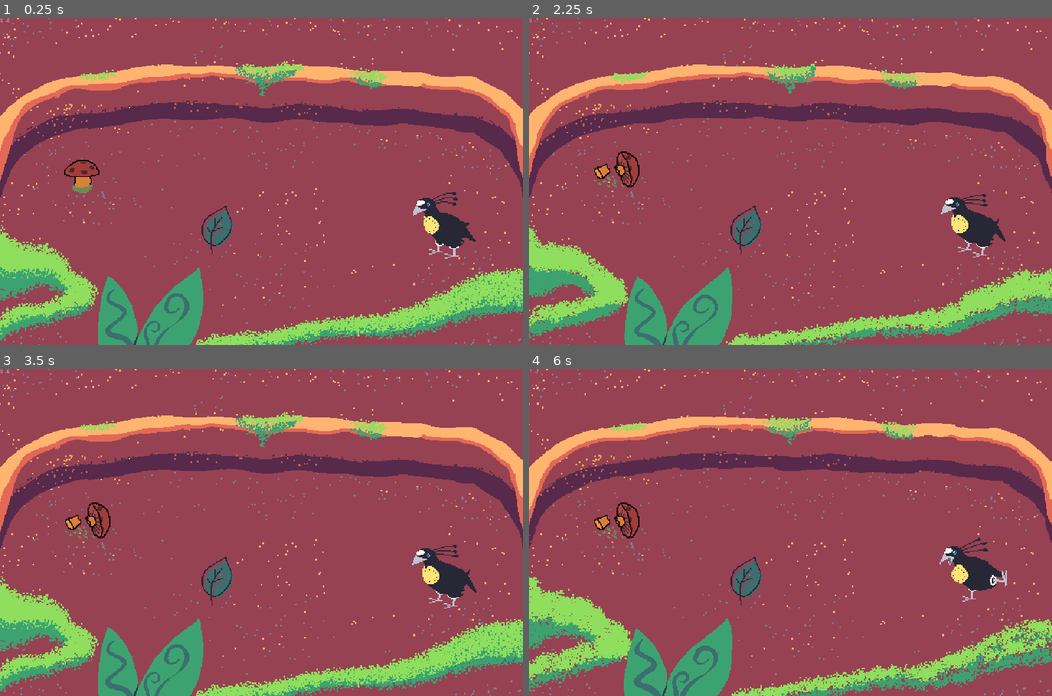
Above: before the commit, frames 1-4 (two rows, left to right).
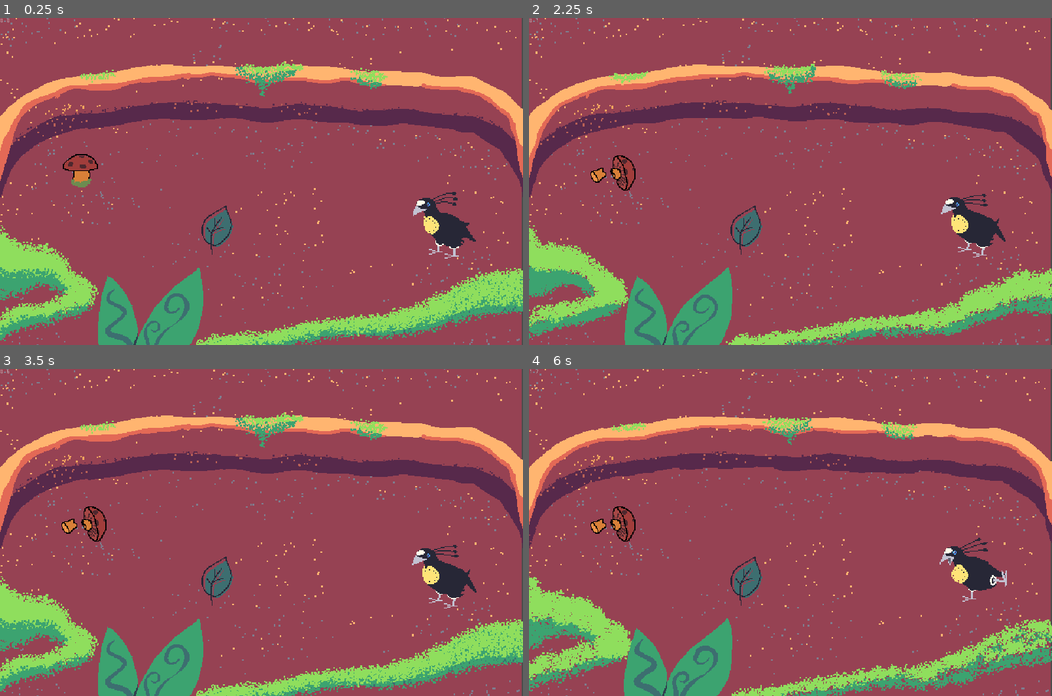
Above: after the commit, the same moments.

Repository: mapedorr/CapstoneGame
Game: Godot game, scene res://Limpiar/CleaningGame.tscn
Two runs of this game, one before a commit and one after it. Both use one fixed random seed, a clock stepped at 60 frames per second and the inputs below. Sound files missing from this copy of the repository are replaced by a short silence.
Inputs (mouse positions are in pixels of both pictures, inside the frame that each line leads up to):
- Up to frame 1 (0.25 s): no input
- Up to frame 2 (2.25 s): drag from (743, 230) to (612, 174) at 0.52 s; click "Start" at 1.25 s; drag from (612, 174) to (743, 230) at 2.02 s
- Up to frame 3 (3.5 s): move the mouse to (313, 460) at 2.77 s; click (313, 460) at 2.92 s
- Up to frame 4 (6 s): drag from (764, 597) to (633, 483) at 3.52 s; move the mouse to (947, 581) at 4.27 s; click (947, 581) at 4.42 s; drag from (633, 483) to (743, 581) at 5.02 s; move the mouse to (816, 532) at 5.77 s; click (816, 532) at 5.92 s

The runs differ from the first frame. In frame 1, 2.0% of the frame differs, in the area x 0-100%, y 0-100%; in frame 2, 2.1%; in frame 3, 2.1%; in frame 4, 2.2%.

Commit message:
NewBird and animations

Diff:
--- a/Limpiar/CleaningGame.tscn
+++ b/Limpiar/CleaningGame.tscn
@@ -21,23 +21,22 @@
 [ext_resource path="res://Audio/SFX/SFX_Arrive.ogg" type="AudioStream" id=19]
 [ext_resource path="res://Audio/SFX/SFX_Away.ogg" type="AudioStream" id=20]
 [ext_resource path="res://Audio/SFX/SFX_Whoosh.ogg" type="AudioStream" id=21]
-[ext_resource path="res://Assets/Sprites/Bird_Female.png" type="Texture" id=22]
-[ext_resource path="res://Assets/Sprites/Bird_Tail.png" type="Texture" id=23]
-[ext_resource path="res://Assets/Sprites/parotia.png" type="Texture" id=24]
-[ext_resource path="res://Assets/Scripts/DancingBird.gd" type="Script" id=25]
-[ext_resource path="res://Audio/SFX/SFX_Call_Short.ogg" type="AudioStream" id=26]
-[ext_resource path="res://Audio/SFX/SFX_Call_Long.ogg" type="AudioStream" id=27]
-[ext_resource path="res://Audio/SFX/SFX_Call_Med_02.ogg" type="AudioStream" id=28]
-[ext_resource path="res://Audio/SFX/SFX_Move_01.ogg" type="AudioStream" id=29]
-[ext_resource path="res://Audio/SFX/SFX_TextGlobe_Op.ogg" type="AudioStream" id=30]
-[ext_resource path="res://Audio/SFX/SFX_TextGlobe_Cl.ogg" type="AudioStream" id=31]
-[ext_resource path="res://Assets/Sprites/speech_balloon.png" type="Texture" id=32]
-[ext_resource path="res://Assets/Sprites/how_to_play_A.png" type="Texture" id=33]
-[ext_resource path="res://CustomResources/DynamicFonts/sniglet.tres" type="DynamicFont" id=34]
-[ext_resource path="res://Assets/Scripts/Tutorial.gd" type="Script" id=35]
-[ext_resource path="res://Assets/Sprites/how_to_play_B.png" type="Texture" id=36]
-[ext_resource path="res://Limpiar/Sprites/clean-fg.png" type="Texture" id=37]
-[ext_resource path="res://Audio/SFX/BG_Main.ogg" type="AudioStream" id=38]
+[ext_resource path="res://Bird_Female_Idle.png" type="Texture" id=22]
+[ext_resource path="res://Assets/Sprites/parotia.png" type="Texture" id=23]
+[ext_resource path="res://Assets/Scripts/DancingBird.gd" type="Script" id=24]
+[ext_resource path="res://Audio/SFX/SFX_Call_Short.ogg" type="AudioStream" id=25]
+[ext_resource path="res://Audio/SFX/SFX_Call_Long.ogg" type="AudioStream" id=26]
+[ext_resource path="res://Audio/SFX/SFX_Call_Med_02.ogg" type="AudioStream" id=27]
+[ext_resource path="res://Audio/SFX/SFX_Move_01.ogg" type="AudioStream" id=28]
+[ext_resource path="res://Audio/SFX/SFX_TextGlobe_Op.ogg" type="AudioStream" id=29]
+[ext_resource path="res://Audio/SFX/SFX_TextGlobe_Cl.ogg" type="AudioStream" id=30]
+[ext_resource path="res://Assets/Sprites/speech_balloon.png" type="Texture" id=31]
+[ext_resource path="res://Assets/Sprites/how_to_play_A.png" type="Texture" id=32]
+[ext_resource path="res://CustomResources/DynamicFonts/sniglet.tres" type="DynamicFont" id=33]
+[ext_resource path="res://Assets/Scripts/Tutorial.gd" type="Script" id=34]
+[ext_resource path="res://Assets/Sprites/how_to_play_B.png" type="Texture" id=35]
+[ext_resource path="res://Limpiar/Sprites/clean-fg.png" type="Texture" id=36]
+[ext_resource path="res://Audio/SFX/BG_Main.ogg" type="AudioStream" id=37]
 
 [sub_resource type="Animation" id=1]
 resource_name = "Idle"
@@ -71,6 +70,74 @@
 [sub_resource type="RectangleShape2D" id=3]
 extents = Vector2( 489.867, 215.897 )
 
+[sub_resource type="Animation" id=12]
+resource_name = "Idle"
+length = 0.6
+loop = true
+tracks/0/type = "value"
+tracks/0/path = NodePath(".:frame")
+tracks/0/interp = 1
+tracks/0/loop_wrap = true
+tracks/0/imported = false
+tracks/0/enabled = true
+tracks/0/keys = {
+"times": PoolRealArray( 0, 0.2, 0.4 ),
+"transitions": PoolRealArray( 1, 1, 1 ),
+"update": 1,
+"values": [ 0, 1, 2 ]
+}
+
+[sub_resource type="Animation" id=13]
+resource_name = "Idle"
+length = 0.6
+loop = true
+tracks/0/type = "value"
+tracks/0/path = NodePath(".:frame")
+tracks/0/interp = 1
+tracks/0/loop_wrap = true
+tracks/0/imported = false
+tracks/0/enabled = true
+tracks/0/keys = {
+"times": PoolRealArray( 0, 0.2, 0.4 ),
+"transitions": PoolRealArray( 1, 1, 1 ),
+"update": 1,
+"values": [ 0, 1, 2 ]
+}
+
+[sub_resource type="Animation" id=14]
+resource_name = "Idle"
+length = 0.6
+loop = true
+tracks/0/type = "value"
+tracks/0/path = NodePath(".:frame")
+tracks/0/interp = 1
+tracks/0/loop_wrap = true
+tracks/0/imported = false
+tracks/0/enabled = true
+tracks/0/keys = {
+"times": PoolRealArray( 0, 0.2, 0.4 ),
+"transitions": PoolRealArray( 1, 1, 1 ),
+"update": 1,
+"values": [ 0, 1, 2 ]
+}
+
+[sub_resource type="Animation" id=15]
+resource_name = "Idle"
+length = 0.6
+loop = true
+tracks/0/type = "value"
+tracks/0/path = NodePath(".:frame")
+tracks/0/interp = 1
+tracks/0/loop_wrap = true
+tracks/0/imported = false
+tracks/0/enabled = true
+tracks/0/keys = {
+"times": PoolRealArray( 0, 0.2, 0.4 ),
+"transitions": PoolRealArray( 1, 1, 1 ),
+"update": 1,
+"values": [ 0, 1, 2 ]
+}
+
 [sub_resource type="Animation" id=4]
 length = 0.6
 tracks/0/type = "value"
@@ -240,7 +307,7 @@
 skip_tutorial = true
 
 [node name="Fondo" type="Sprite" parent="."]
-position = Vector2( 640, 400 )
+position = Vector2( 636.259, 400 )
 z_index = -1
 texture = ExtResource( 6 )
 
@@ -374,61 +441,61 @@
 [node name="Birdy1" type="Sprite" parent="Females"]
 editor/display_folded = true
 visible = false
-position = Vector2( 1170, 160 )
-scale = Vector2( 2, 2 )
+position = Vector2( 1137.55, 101 )
+scale = Vector2( 1.3, 1.3 )
 texture = ExtResource( 22 )
-
-[node name="Tail" type="Sprite" parent="Females/Birdy1"]
-position = Vector2( 0, -19.5 )
-z_index = -1
-texture = ExtResource( 23 )
+hframes = 3
+
+[node name="Idle" type="AnimationPlayer" parent="Females/Birdy1"]
+autoplay = "Idle"
+anims/Idle = SubResource( 12 )
 
 [node name="Birdy2" type="Sprite" parent="Females"]
 editor/display_folded = true
 visible = false
-position = Vector2( 930, 145 )
-scale = Vector2( 2, 2 )
+position = Vector2( 830, 75 )
+scale = Vector2( 1.3, 1.3 )
 texture = ExtResource( 22 )
-
-[node name="Tail" type="Sprite" parent="Females/Birdy2"]
-position = Vector2( 0, -20.5 )
-z_index = -1
-texture = ExtResource( 23 )
+hframes = 3
+
+[node name="Idle2" type="AnimationPlayer" parent="Females/Birdy2"]
+autoplay = "Idle"
+anims/Idle = SubResource( 13 )
 
 [node name="Birdy3" type="Sprite" parent="Females"]
 editor/display_folded = true
 visible = false
-position = Vector2( 370, 130 )
-scale = Vector2( -2, 2 )
+position = Vector2( 430, 67 )
+scale = Vector2( -1.3, 1.3 )
 texture = ExtResource( 22 )
-
-[node name="Tail" type="Sprite" parent="Females/Birdy3"]
-position = Vector2( 0, -21.5 )
-z_index = -1
-texture = ExtResource( 23 )
+hframes = 3
+
+[node name="Idle3" type="AnimationPlayer" parent="Females/Birdy3"]
+autoplay = "Idle"
+anims/Idle = SubResource( 14 )
 
 [node name="Birdy4" type="Sprite" parent="Females"]
-editor/display_folded = true
 visible = false
-position = Vector2( 150, 160 )
-scale = Vector2( -2, 2 )
+position = Vector2( 139, 108 )
+scale = Vector2( -1.3, 1.3 )
 texture = ExtResource( 22 )
-
-[node name="Tail" type="Sprite" parent="Females/Birdy4"]
-position = Vector2( 0, -21.5 )
-z_index = -1
-texture = ExtResource( 23 )
+hframes = 3
+frame = 2
+
+[node name="Idle4" type="AnimationPlayer" parent="Females/Birdy4"]
+autoplay = "Idle"
+anims/Idle = SubResource( 15 )
 
 [node name="Bird4" type="Sprite" parent="."]
 position = Vector2( 1003, 425 )
 
 [node name="DancingBird" type="Sprite" parent="Bird4"]
 scale = Vector2( 1.3, 1.3 )
-texture = ExtResource( 24 )
+texture = ExtResource( 23 )
 centered = false
 hframes = 7
-frame = 5
-script = ExtResource( 25 )
+frame = 4
+script = ExtResource( 24 )
 cuando = 4
 
 [node name="Dance" type="AnimationPlayer" parent="Bird4/DancingBird"]
@@ -440,33 +507,33 @@
 next/Speak = "Idle"
 
 [node name="Chirp" type="AudioStreamPlayer2D" parent="Bird4/DancingBird"]
+stream = ExtResource( 25 )
+volume_db = 8.0
+
+[node name="Scream" type="AudioStreamPlayer2D" parent="Bird4/DancingBird"]
 stream = ExtResource( 26 )
+volume_db = 3.0
+
+[node name="Call" type="AudioStreamPlayer2D" parent="Bird4/DancingBird"]
+stream = ExtResource( 27 )
+attenuation = 3.73213
+
+[node name="Jump" type="AudioStreamPlayer2D" parent="Bird4/DancingBird"]
+stream = ExtResource( 28 )
 volume_db = 8.0
 
-[node name="Scream" type="AudioStreamPlayer2D" parent="Bird4/DancingBird"]
-stream = ExtResource( 27 )
-volume_db = 3.0
-
-[node name="Call" type="AudioStreamPlayer2D" parent="Bird4/DancingBird"]
-stream = ExtResource( 28 )
-attenuation = 3.73213
-
-[node name="Jump" type="AudioStreamPlayer2D" parent="Bird4/DancingBird"]
+[node name="Speech_Op" type="AudioStreamPlayer2D" parent="Bird4/DancingBird"]
 stream = ExtResource( 29 )
-volume_db = 8.0
-
-[node name="Speech_Op" type="AudioStreamPlayer2D" parent="Bird4/DancingBird"]
+volume_db = -1.5
+
+[node name="Speech_Cl" type="AudioStreamPlayer2D" parent="Bird4/DancingBird"]
 stream = ExtResource( 30 )
 volume_db = -1.5
 
-[node name="Speech_Cl" type="AudioStreamPlayer2D" parent="Bird4/DancingBird"]
-stream = ExtResource( 31 )
-volume_db = -1.5
-
 [node name="SpeechBalloon" type="Sprite" parent="Bird4/DancingBird"]
 editor/display_folded = true
 position = Vector2( 37, -45 )
-texture = ExtResource( 32 )
+texture = ExtResource( 31 )
 hframes = 9
 frame = 3
 
@@ -554,6 +621,7 @@
 anims/Idle = SubResource( 11 )
 
 [node name="BG" type="AudioStreamPlayer" parent="."]
-stream = ExtResource( 38 )
+stream = ExtResource( 37 )
 autoplay = true
+
 [connection signal="timeout" from="MusicManager/Metronome/Timer" to="MusicManager/Metronome" method="_on_Timer_timeout"]
--- a/Limpiar/Leaf/Flower.tscn
+++ b/Limpiar/Leaf/Flower.tscn
@@ -139,8 +139,20 @@
 "update": 0,
 "values": [ 0.0, 89.9999, 150.0 ]
 }
-
-[sub_resource type="Animation" id=8]
+tracks/2/type = "value"
+tracks/2/path = NodePath(".:scale")
+tracks/2/interp = 1
+tracks/2/loop_wrap = true
+tracks/2/imported = false
+tracks/2/enabled = true
+tracks/2/keys = {
+"times": PoolRealArray( 0, 0.7, 1 ),
+"transitions": PoolRealArray( 1, 1, 1 ),
+"update": 0,
+"values": [ Vector2( 1, 1 ), Vector2( 1, 1 ), Vector2( 1e-05, 1e-05 ) ]
+}
+
+[sub_resource type="Animation" id=4]
 resource_name = "DeathRight"
 tracks/0/type = "value"
 tracks/0/path = NodePath(".:position")
@@ -166,12 +178,24 @@
 "update": 0,
 "values": [ 0.0, -89.9999, -165.0 ]
 }
-
-[sub_resource type="CapsuleShape2D" id=6]
+tracks/2/type = "value"
+tracks/2/path = NodePath(".:scale")
+tracks/2/interp = 1
+tracks/2/loop_wrap = true
+tracks/2/imported = false
+tracks/2/enabled = true
+tracks/2/keys = {
+"times": PoolRealArray( 0, 0.7, 1 ),
+"transitions": PoolRealArray( 1, 1, 1 ),
+"update": 0,
+"values": [ Vector2( 1, 1 ), Vector2( 1, 1 ), Vector2( 1e-05, 1e-05 ) ]
+}
+
+[sub_resource type="CapsuleShape2D" id=5]
 radius = 18.6056
 height = 19.9381
 
-[sub_resource type="RectangleShape2D" id=7]
+[sub_resource type="RectangleShape2D" id=6]
 extents = Vector2( 24, 24 )
 
 [node name="Flower" type="Node2D"]
@@ -179,14 +203,14 @@
 random_movement = true
 
 [node name="Sprite" type="Sprite" parent="."]
-position = Vector2( 0.121937, -0.081291 )
+position = Vector2( -9.0361, -7.22888 )
 texture = ExtResource( 2 )
 
 [node name="Animator" type="AnimationPlayer" parent="Sprite"]
-anims/Dance = SubResource( 4 )
-anims/Dead = SubResource( 5 )
+anims/Dance = SubResource( 1 )
+anims/Dead = SubResource( 2 )
 anims/DeathLeft = SubResource( 3 )
-anims/DeathRight = SubResource( 8 )
+anims/DeathRight = SubResource( 4 )
 
 [node name="Tween" type="Tween" parent="."]
 
--- a/Limpiar/Leaf/Leaf.tscn
+++ b/Limpiar/Leaf/Leaf.tscn
@@ -61,6 +61,18 @@
 "update": 0,
 "values": [ 0.0, 89.9999, 150.0 ]
 }
+tracks/2/type = "value"
+tracks/2/path = NodePath(".:scale")
+tracks/2/interp = 1
+tracks/2/loop_wrap = true
+tracks/2/imported = false
+tracks/2/enabled = true
+tracks/2/keys = {
+"times": PoolRealArray( 0, 0.6, 1 ),
+"transitions": PoolRealArray( 1, 1, 1 ),
+"update": 0,
+"values": [ Vector2( 1, 1 ), Vector2( 1, 1 ), Vector2( 1e-05, 1e-05 ) ]
+}
 
 [sub_resource type="Animation" id=3]
 resource_name = "DeathRight"
@@ -88,6 +100,18 @@
 "update": 0,
 "values": [ 0.0, -89.9999, -165.0 ]
 }
+tracks/2/type = "value"
+tracks/2/path = NodePath(".:scale")
+tracks/2/interp = 1
+tracks/2/loop_wrap = true
+tracks/2/imported = false
+tracks/2/enabled = true
+tracks/2/keys = {
+"times": PoolRealArray( 0, 0.7, 1 ),
+"transitions": PoolRealArray( 1, 1, 1 ),
+"update": 0,
+"values": [ Vector2( 1, 1 ), Vector2( 1, 1 ), Vector2( 1e-05, 1e-05 ) ]
+}
 
 [sub_resource type="CapsuleShape2D" id=4]
 radius = 18.6056
@@ -98,7 +122,7 @@
 random_movement = true
 
 [node name="Sprite" type="Sprite" parent="."]
-position = Vector2( 0.788564, -0.525709 )
+position = Vector2( 0.736083, -0.490722 )
 texture = ExtResource( 2 )
 
 [node name="Animator" type="AnimationPlayer" parent="Sprite"]
--- a/Limpiar/Leaf/Mushroom.tscn
+++ b/Limpiar/Leaf/Mushroom.tscn
@@ -140,8 +140,20 @@
 "update": 0,
 "values": [ 0.0, 89.9999, 150.0 ]
 }
-
-[sub_resource type="Animation" id=8]
+tracks/2/type = "value"
+tracks/2/path = NodePath(".:scale")
+tracks/2/interp = 1
+tracks/2/loop_wrap = true
+tracks/2/imported = false
+tracks/2/enabled = true
+tracks/2/keys = {
+"times": PoolRealArray( 0, 0.7, 1 ),
+"transitions": PoolRealArray( 1, 1, 1 ),
+"update": 0,
+"values": [ Vector2( 1, 1 ), Vector2( 1, 1 ), Vector2( 1e-05, 1e-05 ) ]
+}
+
+[sub_resource type="Animation" id=4]
 resource_name = "DeathRight"
 tracks/0/type = "value"
 tracks/0/path = NodePath(".:position")
@@ -166,6 +178,18 @@
 "transitions": PoolRealArray( 1, 1, 1 ),
 "update": 0,
 "values": [ 0.0, -89.9999, -165.0 ]
+}
+tracks/2/type = "value"
+tracks/2/path = NodePath(".:scale")
+tracks/2/interp = 1
+tracks/2/loop_wrap = true
+tracks/2/imported = false
+tracks/2/enabled = true
+tracks/2/keys = {
+"times": PoolRealArray( 0, 0.7, 1 ),
+"transitions": PoolRealArray( 1, 1, 1 ),
+"update": 0,
+"values": [ Vector2( 1, 1 ), Vector2( 1, 1 ), Vector2( 1e-05, 1e-05 ) ]
 }
 
 [sub_resource type="CapsuleShape2D" id=5]
@@ -181,19 +205,18 @@
 random_movement = true
 
 [node name="Sprite" type="Sprite" parent="."]
-position = Vector2( 1.5249, -1.0166 )
+position = Vector2( 0.114, -7.229 )
 texture = ExtResource( 2 )
 
 [node name="Animator" type="AnimationPlayer" parent="Sprite"]
 anims/Dance = SubResource( 1 )
 anims/Dead = SubResource( 2 )
 anims/DeathLeft = SubResource( 3 )
-anims/DeathRight = SubResource( 8 )
+anims/DeathRight = SubResource( 4 )
 
 [node name="Tween" type="Tween" parent="."]
 
 [node name="SwipeDetector" type="Node" parent="."]
-editor/display_folded = true
 script = ExtResource( 6 )
 __meta__ = {
 "_editor_icon": ExtResource( 7 )
--- a/Limpiar/Leaf/Stick.tscn
+++ b/Limpiar/Leaf/Stick.tscn
@@ -34,7 +34,7 @@
 "values": [ Vector2( 0, 0 ), Vector2( 0, -20 ), Vector2( 0, 0 ) ]
 }
 
-[sub_resource type="Animation" id=3]
+[sub_resource type="Animation" id=2]
 resource_name = "DeathLeft"
 tracks/0/type = "value"
 tracks/0/path = NodePath(".:position")
@@ -60,8 +60,20 @@
 "update": 0,
 "values": [ 0.0, 89.9999, 150.0 ]
 }
+tracks/2/type = "value"
+tracks/2/path = NodePath(".:scale")
+tracks/2/interp = 1
+tracks/2/loop_wrap = true
+tracks/2/imported = false
+tracks/2/enabled = true
+tracks/2/keys = {
+"times": PoolRealArray( 0, 0.7, 1 ),
+"transitions": PoolRealArray( 1, 1, 1 ),
+"update": 0,
+"values": [ Vector2( 1, 1 ), Vector2( 1, 1 ), Vector2( 1e-05, 1e-05 ) ]
+}
 
-[sub_resource type="Animation" id=8]
+[sub_resource type="Animation" id=3]
 resource_name = "DeathRight"
 tracks/0/type = "value"
 tracks/0/path = NodePath(".:position")
@@ -87,8 +99,20 @@
 "update": 0,
 "values": [ 0.0, -89.9999, -165.0 ]
 }
+tracks/2/type = "value"
+tracks/2/path = NodePath(".:scale")
+tracks/2/interp = 1
+tracks/2/loop_wrap = true
+tracks/2/imported = false
+tracks/2/enabled = true
+tracks/2/keys = {
+"times": PoolRealArray( 0, 0.7, 1 ),
+"transitions": PoolRealArray( 1, 1, 1 ),
+"update": 0,
+"values": [ Vector2( 1, 1 ), Vector2( 1, 1 ), Vector2( 1e-05, 1e-05 ) ]
+}
 
-[sub_resource type="CapsuleShape2D" id=2]
+[sub_resource type="CapsuleShape2D" id=4]
 radius = 18.6056
 height = 19.9381
 
@@ -97,13 +121,13 @@
 random_movement = true
 
 [node name="Sprite" type="Sprite" parent="."]
-position = Vector2( -0.540895, -0.432716 )
+position = Vector2( 10.8433, -7.22888 )
 texture = ExtResource( 2 )
 
 [node name="Animator" type="AnimationPlayer" parent="Sprite"]
 anims/Dance = SubResource( 1 )
-anims/DeathLeft = SubResource( 3 )
-anims/DeathRight = SubResource( 8 )
+anims/DeathLeft = SubResource( 2 )
+anims/DeathRight = SubResource( 3 )
 
 [node name="Tween" type="Tween" parent="."]
 
Binary file changed: Assets/Sprites/Bird_Female.png
Binary file added: Assets/Sprites/Bird_Female_Idle.png
Not shown, added: Assets/Sprites/Bird_Female_Idle.png.import
Binary file changed: Assets/Sprites/hongo_dead.png
Binary file added: Bird_Female_Idle.png
Not shown, added: Bird_Female_Idle.png.import
Not shown: 5 places in Limpiar/CleaningGame.tscn that only renumber resources
Not shown: 3 places in Limpiar/Leaf/Flower.tscn that only renumber resources
Not shown: 1 places in Limpiar/Leaf/Stick.tscn that only renumber resources
